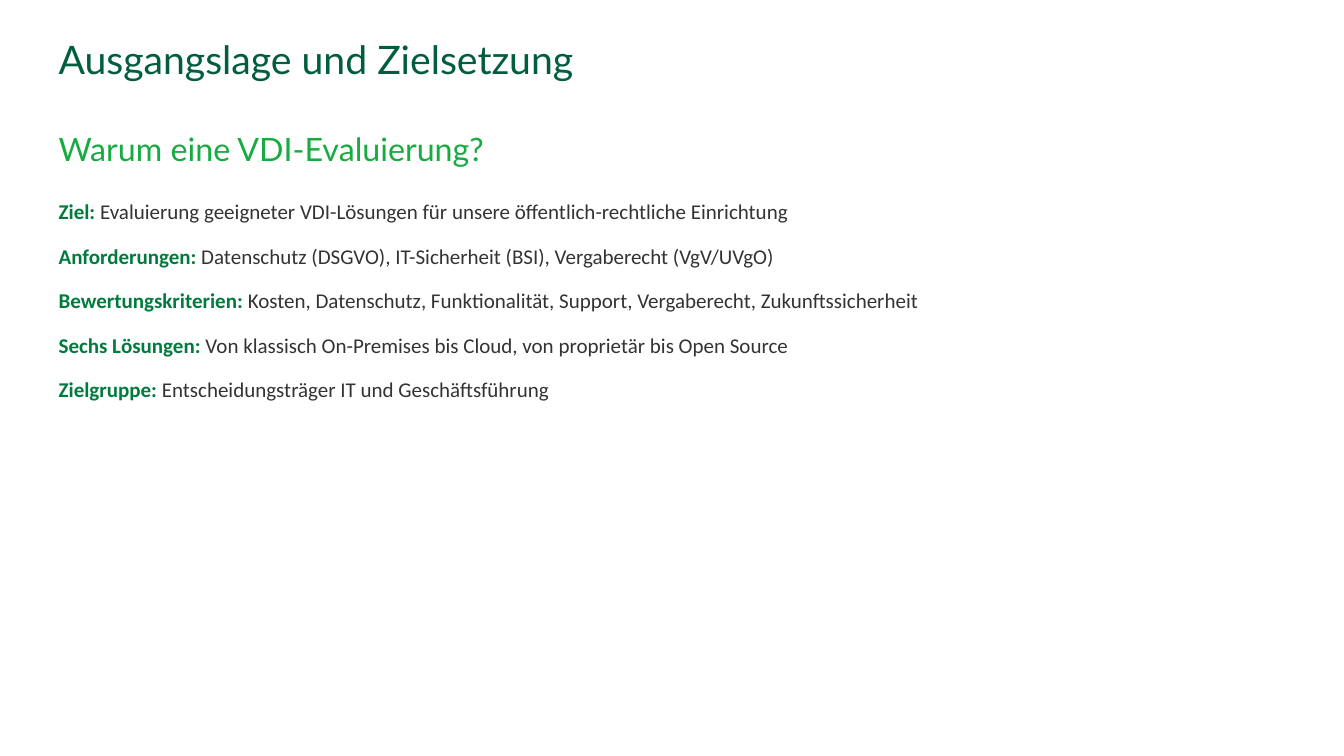
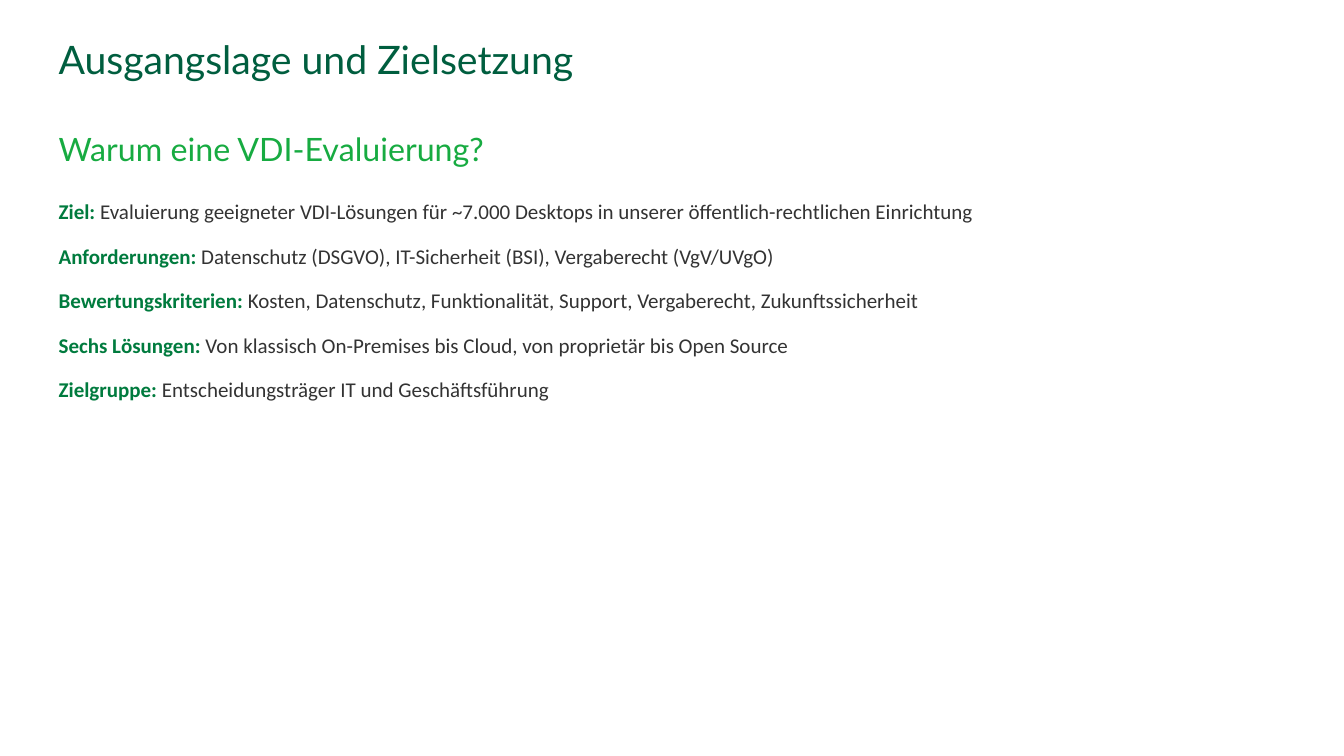
Before and after one commit to stefanbuell-wq/vdi-validation, a slide deck: slide 3 of docs/VDI-Vergleichsanalyse.pptx. Drawn at 1344x756 pixels with LibreOffice and Linux fonts; fonts in the diff are those of the drawing; background and template pictures are left out. Boxes give left, top, right and bottom in pixels: in the first picture for what was removed or moved away, otherwise in the second. Text is boxed around its words. In the diff, an @@ line names an element or a change of style, - is before the commit and + after.

```diff
--- a/docs/VDI-Vergleichsanalyse.pptx
+++ b/docs/VDI-Vergleichsanalyse.pptx
@@ text at [59,204,972,223]: text changed @@
-Ziel: Evaluierung geeigneter VDI-Lösungen für unsere öffentlich-rechtliche Einrichtung
+Ziel: Evaluierung geeigneter VDI-Lösungen für ~7.000 Desktops in unserer öffentlich-rechtlichen Einrichtung
```
Also in this commit, not shown: 12 other slides changed, 1 other file.
